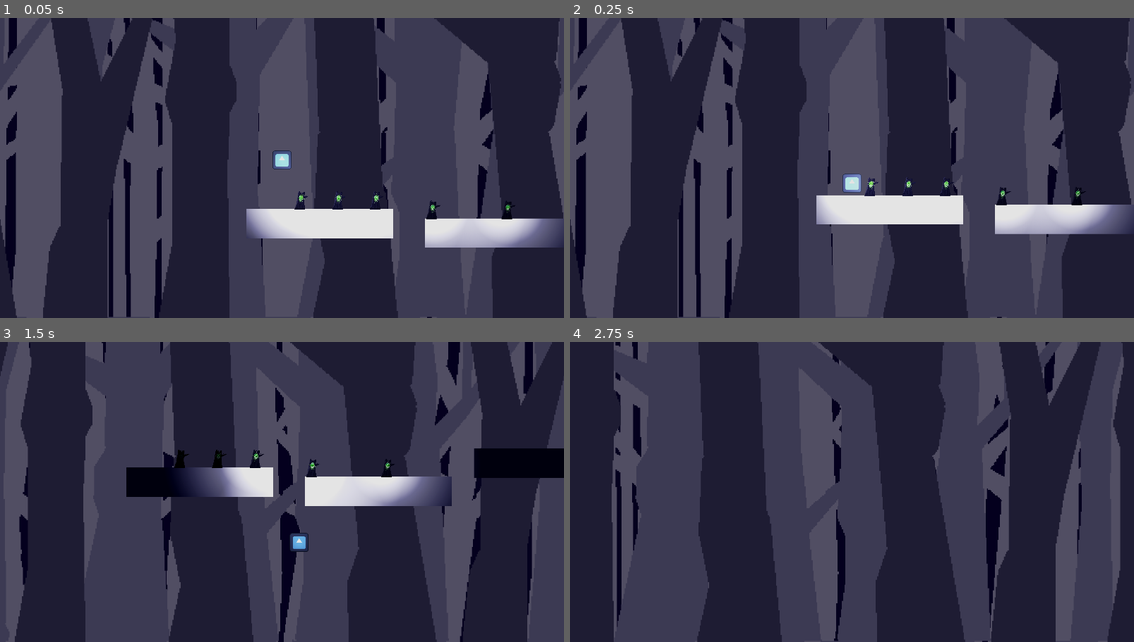
Above: before the commit, frames 1-4 (two rows, left to right).
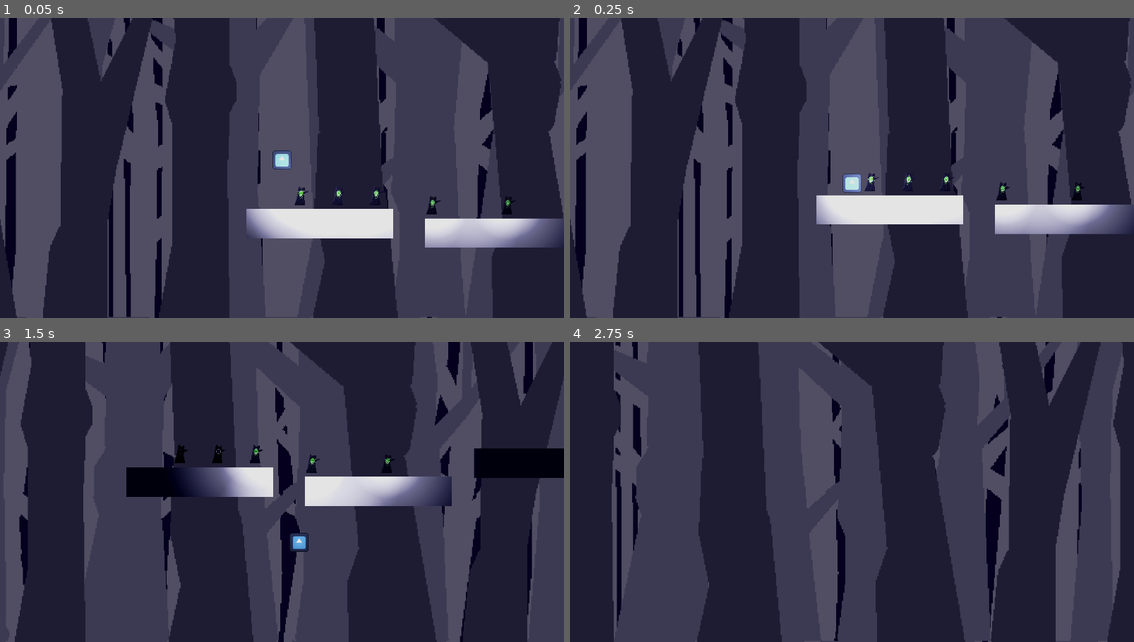
Above: after the commit, the same moments.

Repository: Awesum-Possum/OrbitalGameJam6
Game: Godot game, scene res://tilemaps/test_tilemaps.tscn
The game is run twice, just before and just after one commit, with the same random seed, the same clock (stepped at 60 frames per second) and the same inputs. This scene is started directly instead of the project's main scene. The engine's default icon, where the game draws it, is replaced by a stand-in: a white triangle on a blue panel in a dark square.
Inputs (mouse positions are in pixels of both pictures, inside the frame that each line leads up to):
- Up to frame 1 (0.05 s): no input
- Up to frame 2 (0.25 s): no input
- Up to frame 3 (1.5 s): tap Enter (string_released) at 0.5, 1.35 s; move the mouse to (253, 552) at 0.52 s; hold D (walk_right) from 0.53 s (still down); click (253, 552) at 0.6 s; tap W (jump) at 0.77 s; move the mouse to (451, 537) at 1.27 s
- Up to frame 4 (2.75 s): tap W (jump) at 1.52 s; move the mouse to (682, 447) at 2.02 s; release D (walk_right) at 2.03 s; hold A (walk_left) from 2.03 s (still down); click (682, 447) at 2.1 s

The runs differ from the first frame. In frame 1, 0.6% of the frame differs, in the area x 52-95%, y 56-77%; in frame 2, 0.6%, in the area x 52-95%, y 51-72%; in frame 3, 0.6%; in frame 4, nothing differs.

Commit message:
Complete animation of the stele

Diff:
--- a/scripts/stele.gd
+++ b/scripts/stele.gd
@@ -1,14 +1,22 @@
-extends Area2D
-
-class_name Stele
-
-@onready var light = $Light
+class_name Stele extends Area2D
 
 var consumed = false
 
+@onready var light: MyLight = $Light
+@onready var animation: AnimatedSprite2D = $AnimatedSprite2D
 
-func _on_body_entered(body:Node2D):
-	if body.is_in_group("player") and not consumed:
-		consumed = true
-		body.regen_light()
-		light.visible = false
+
+func _on_body_entered(body: Node2D):
+	var player = body as Player
+	if not player or consumed:
+		return
+
+	consumed = true
+	player.regen_light()
+	light.visible = false
+	animation.play("explosion")
+
+
+func _on_animation_finished():
+	if animation.animation.contains("explosion"):
+		animation.play("dead")
--- a/stele.tscn
+++ b/stele.tscn
@@ -1,8 +1,13 @@
-[gd_scene load_steps=12 format=3 uid="uid://cd7vx5ipurp0a"]
+[gd_scene load_steps=22 format=3 uid="uid://cd7vx5ipurp0a"]
 
 [ext_resource type="Script" path="res://scripts/stele.gd" id="1_ggsdu"]
+[ext_resource type="Texture2D" uid="uid://ctfvoh17bkmhx" path="res://assets/SteleDeactivated.png" id="2_g3d7v"]
 [ext_resource type="PackedScene" uid="uid://bi3oqddwfmtta" path="res://point_light.tscn" id="2_hv5oi"]
 [ext_resource type="Texture2D" uid="uid://cpdxl2n0x1jm8" path="res://assets/Stele.png" id="2_hvdmp"]
+
+[sub_resource type="AtlasTexture" id="AtlasTexture_lmtva"]
+atlas = ExtResource("2_g3d7v")
+region = Rect2(0, 0, 64, 64)
 
 [sub_resource type="AtlasTexture" id="AtlasTexture_664c6"]
 atlas = ExtResource("2_hvdmp")
@@ -28,8 +33,48 @@
 atlas = ExtResource("2_hvdmp")
 region = Rect2(320, 0, 64, 64)
 
+[sub_resource type="AtlasTexture" id="AtlasTexture_16h3g"]
+atlas = ExtResource("2_hvdmp")
+region = Rect2(384, 0, 64, 64)
+
+[sub_resource type="AtlasTexture" id="AtlasTexture_mlnjk"]
+atlas = ExtResource("2_hvdmp")
+region = Rect2(448, 0, 64, 64)
+
+[sub_resource type="AtlasTexture" id="AtlasTexture_s8xeb"]
+atlas = ExtResource("2_hvdmp")
+region = Rect2(512, 0, 64, 64)
+
+[sub_resource type="AtlasTexture" id="AtlasTexture_jsr68"]
+atlas = ExtResource("2_hvdmp")
+region = Rect2(576, 0, 64, 64)
+
+[sub_resource type="AtlasTexture" id="AtlasTexture_lynqf"]
+atlas = ExtResource("2_hvdmp")
+region = Rect2(640, 0, 64, 64)
+
+[sub_resource type="AtlasTexture" id="AtlasTexture_k2u1y"]
+atlas = ExtResource("2_hvdmp")
+region = Rect2(704, 0, 64, 64)
+
+[sub_resource type="AtlasTexture" id="AtlasTexture_cd2k5"]
+atlas = ExtResource("2_hvdmp")
+region = Rect2(768, 0, 64, 64)
+
+[sub_resource type="AtlasTexture" id="AtlasTexture_k3sj3"]
+atlas = ExtResource("2_hvdmp")
+region = Rect2(832, 0, 64, 64)
+
 [sub_resource type="SpriteFrames" id="SpriteFrames_fn3cr"]
 animations = [{
+"frames": [{
+"duration": 1.0,
+"texture": SubResource("AtlasTexture_lmtva")
+}],
+"loop": true,
+"name": &"dead",
+"speed": 5.0
+}, {
 "frames": [{
 "duration": 1.0,
 "texture": SubResource("AtlasTexture_664c6")
@@ -52,20 +97,52 @@
 "loop": true,
 "name": &"default",
 "speed": 5.0
+}, {
+"frames": [{
+"duration": 1.0,
+"texture": SubResource("AtlasTexture_16h3g")
+}, {
+"duration": 1.0,
+"texture": SubResource("AtlasTexture_mlnjk")
+}, {
+"duration": 1.0,
+"texture": SubResource("AtlasTexture_s8xeb")
+}, {
+"duration": 1.0,
+"texture": SubResource("AtlasTexture_jsr68")
+}, {
+"duration": 1.0,
+"texture": SubResource("AtlasTexture_lynqf")
+}, {
+"duration": 1.0,
+"texture": SubResource("AtlasTexture_k2u1y")
+}, {
+"duration": 1.0,
+"texture": SubResource("AtlasTexture_cd2k5")
+}, {
+"duration": 1.0,
+"texture": SubResource("AtlasTexture_k3sj3")
+}],
+"loop": true,
+"name": &"explosion",
+"speed": 5.0
 }]
 
 [sub_resource type="CircleShape2D" id="CircleShape2D_6yow0"]
 radius = 18.0
 
 [node name="Stele" type="Area2D"]
-position = Vector2(0, -16)
+texture_filter = 1
+position = Vector2(0, -32)
 script = ExtResource("1_ggsdu")
 metadata/_edit_group_ = true
 
-[node name="Sprite2D" type="AnimatedSprite2D" parent="."]
+[node name="AnimatedSprite2D" type="AnimatedSprite2D" parent="."]
 texture_filter = 1
 sprite_frames = SubResource("SpriteFrames_fn3cr")
+animation = &"explosion"
 autoplay = "default"
+frame_progress = 0.709496
 
 [node name="Light" parent="." instance=ExtResource("2_hv5oi")]
 position = Vector2(0, -7)
@@ -75,3 +152,5 @@
 shape = SubResource("CircleShape2D_6yow0")
 
 [connection signal="body_entered" from="." to="." method="_on_body_entered"]
+[connection signal="animation_finished" from="AnimatedSprite2D" to="." method="_on_animation_finished"]
+[connection signal="animation_looped" from="AnimatedSprite2D" to="." method="_on_animation_finished"]
Not shown, added: assets/SteleDeactivated.png.import
